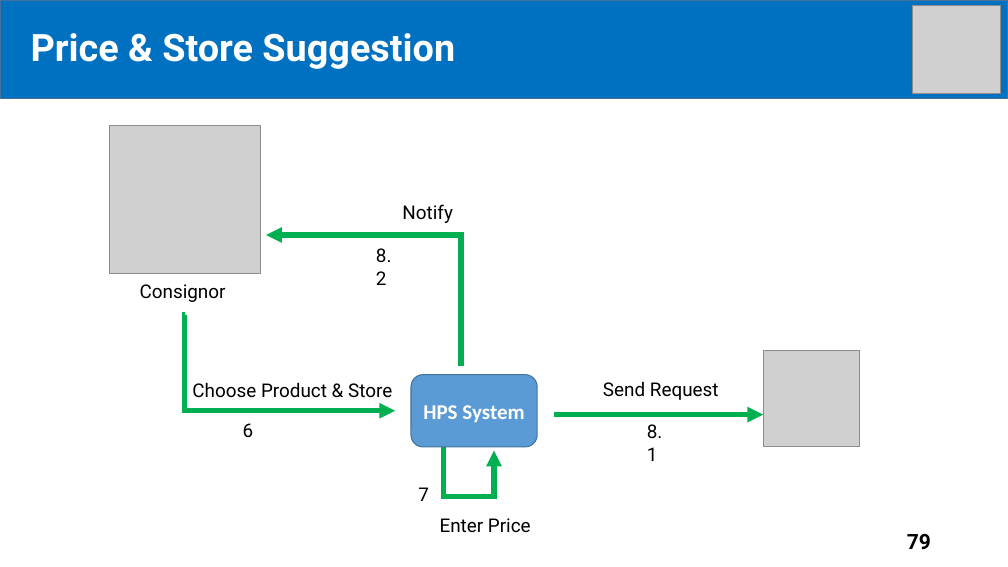
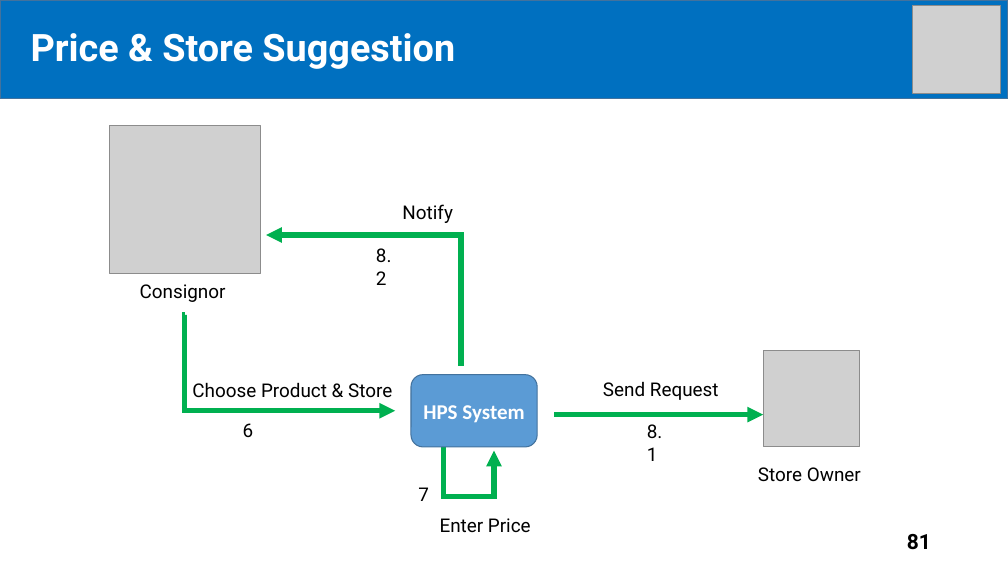
Before and after one commit to tiendan3108/CP, a slide deck: slide 81 of Source/Presentation/PreFinalPresentation.pptx (slide 79 before the commit). Drawn at 1008x567 pixels with LibreOffice and Linux fonts; fonts in the diff are those of the drawing; grey boxes stand for pictures. Boxes give left, top, right and bottom in pixels: in the first picture for what was removed or moved away, otherwise in the second. Text is boxed around its words. In the diff, an @@ line names an element or a change of style, - is before the commit and + after.

```diff
--- a/Source/Presentation/PreFinalPresentation.pptx
+++ b/Source/Presentation/PreFinalPresentation.pptx
@@ text added at <box>758,467,861,482</box>, 18 pt, text #000000 @@
+Store Owner
@@ page number at <box>907,534,931,550</box>: text changed @@
-79
+81
```
Also in this commit, not shown: 12 other slides changed, 2 slides added.
